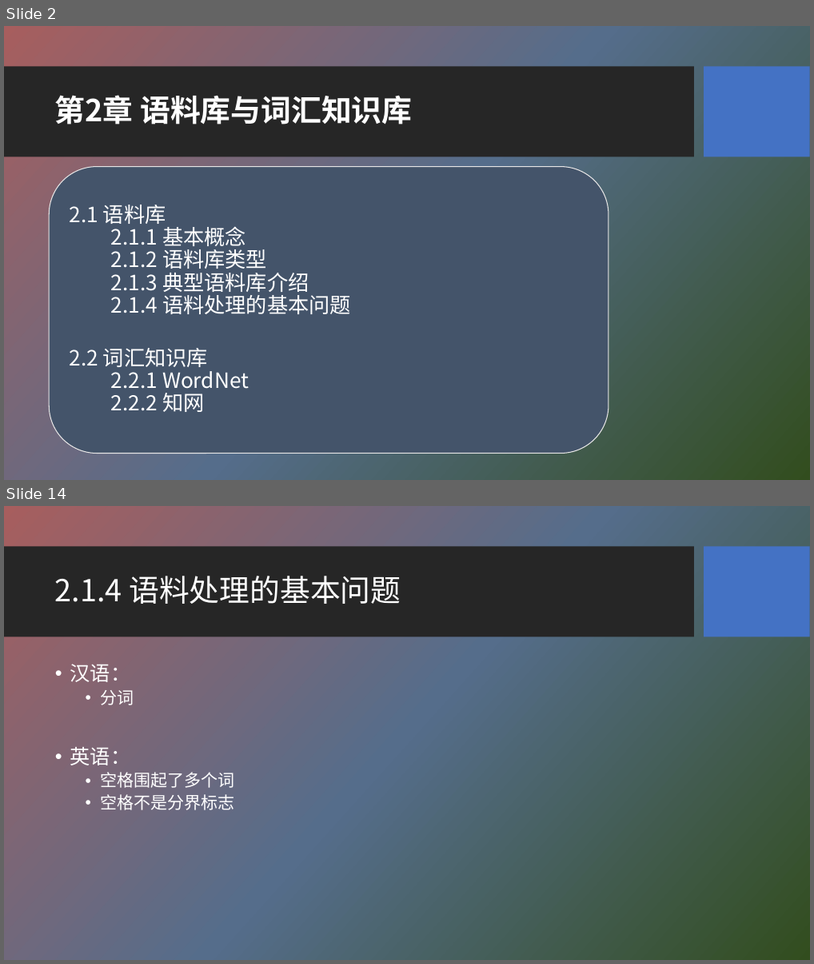
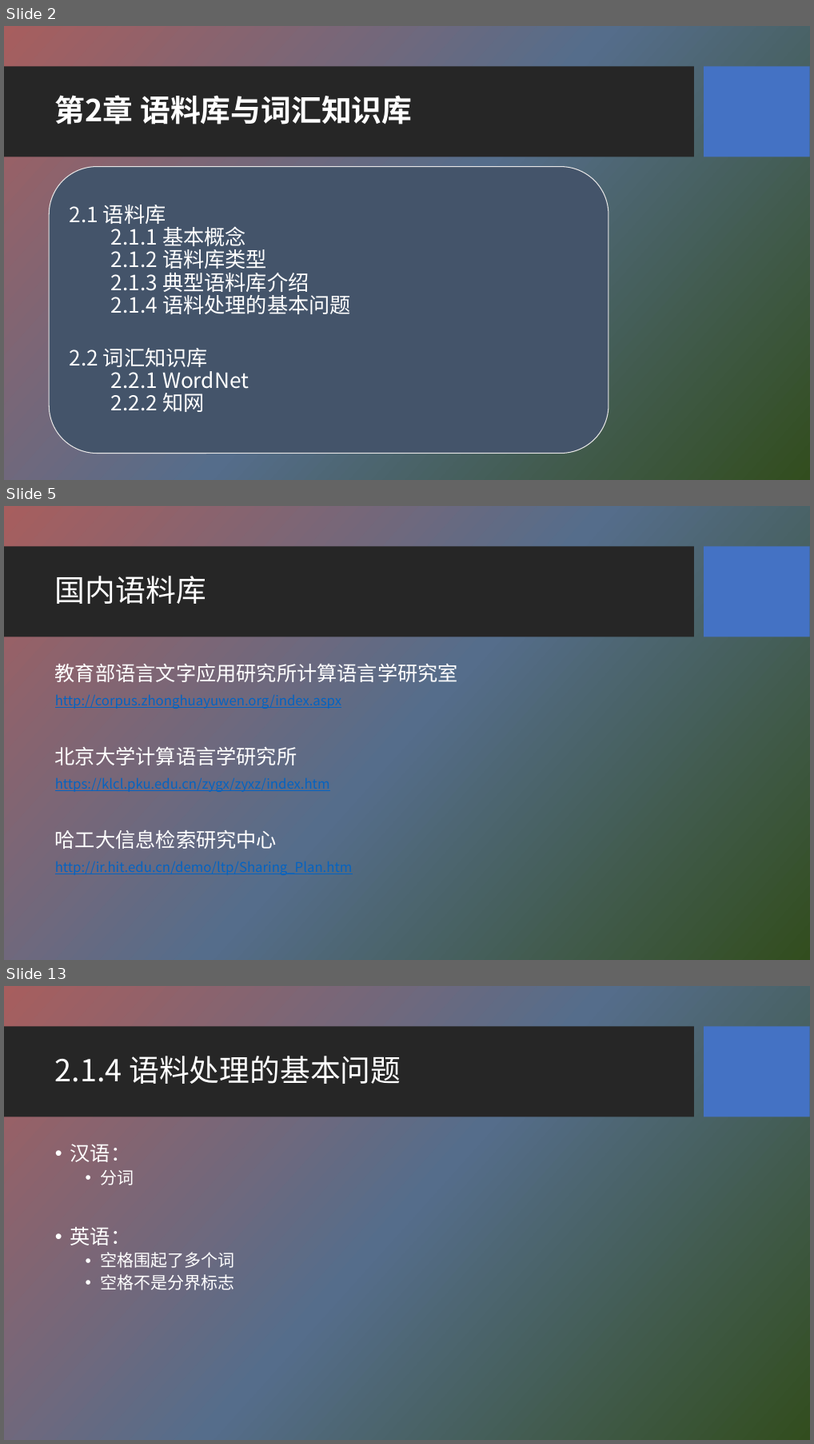
Before and after one commit to HBU/NLP_PPT, a slide deck: PPT-2020/ch02 语料库与词汇知识库.pptx. Shown one above the other, each under a label of ours: slides 2 and 14 before the commit, slides 2, 5 and 13 after it; the slides between them are not shown. The pictures are 814x964 and 814x1444 pixels, drawn with LibreOffice and Linux fonts; fonts in the diff are those of the drawing; background and template pictures are left out. Boxes give left, top, right and bottom in pixels: in the first picture for what was removed or moved away, otherwise in the second. Text is boxed around its words. In the diff, an @@ line names an element or a change of style, - is before the commit and + after.

```diff
--- a/PPT-2020/ch02 语料库与词汇知识库.pptx
+++ b/PPT-2020/ch02 语料库与词汇知识库.pptx
@@ slide 5 added at (4, 506, 810, 960), background picture (left out); not listed: 2 template elements that a slide beside it also shows @@
@@ title added at (55, 576, 206, 604), 36 pt, text #FFFFFF @@
+国内语料库
@@ text added at (55, 663, 458, 875), 16 pt, text #0563C1, underline @@
+教育部语言文字应用研究所计算语言学研究室
+http://corpus.zhonghuayuwen.org/index.aspx
+北京大学计算语言学研究所
+https://klcl.pku.edu.cn/zygx/zyxz/index.htm
+哈工大信息检索研究中心
+http://ir.hit.edu.cn/demo/ltp/Sharing_Plan.htm
@@ what was slide 14 is now slide 13 @@
```
Also in this commit, not shown: 9 slides changed, 2 other slides added, 1 slide removed, 1 other file.
